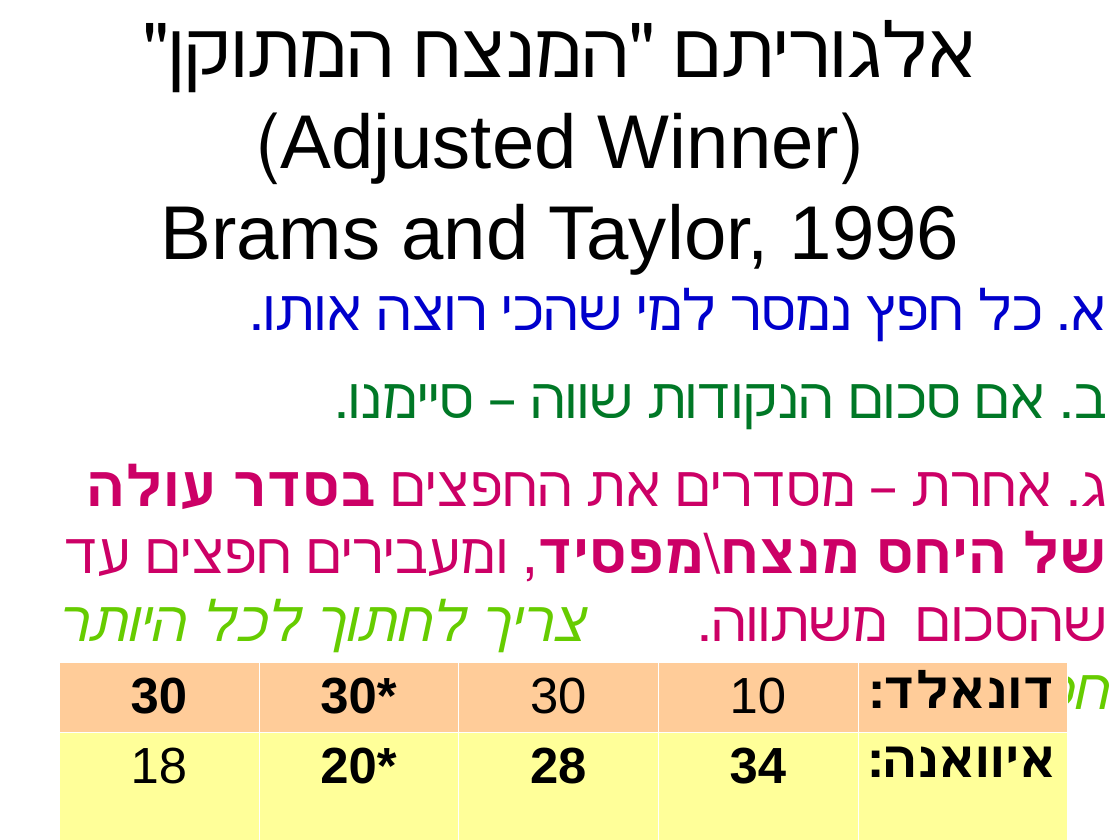
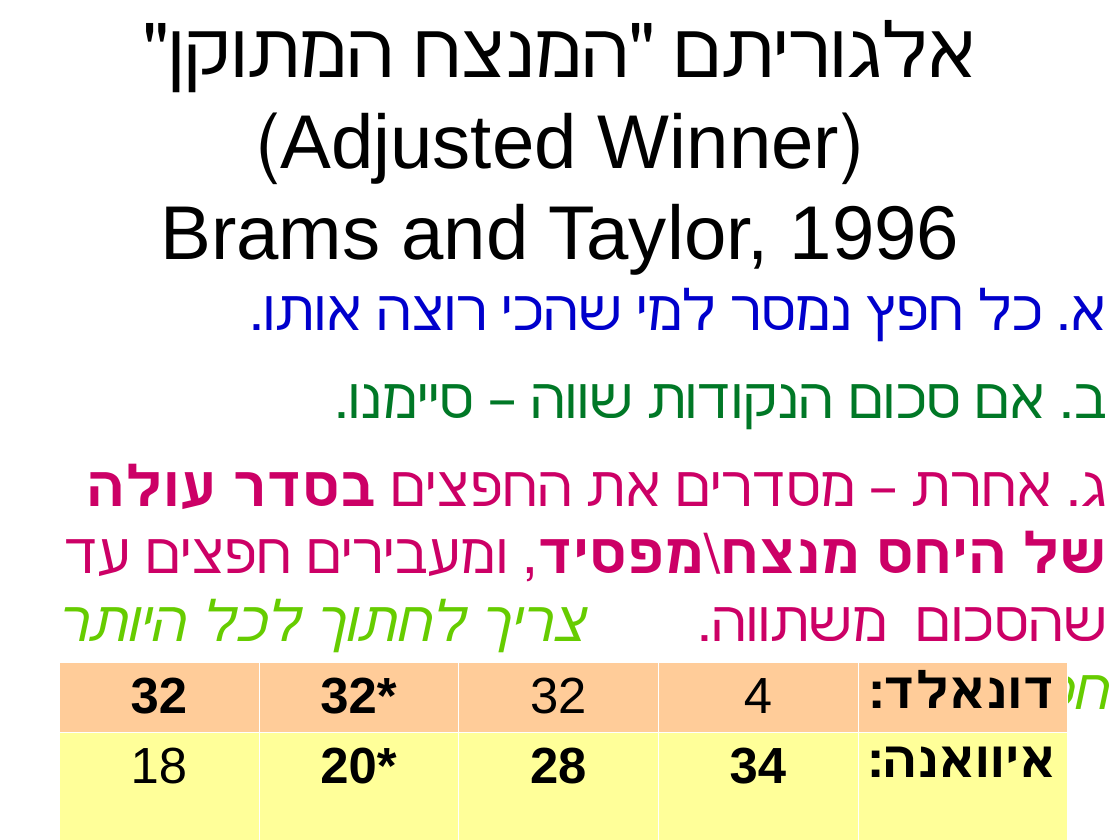
Before and after one commit to erelsgl-at-ariel/algorithms2m-5778, a slide deck: slide 6 of week09-item-assignment/slides-1-winner.odp. Drawn at 1120x840 pixels with LibreOffice and Linux fonts; fonts in the diff are those of the drawing. Boxes give left, top, right and bottom in pixels: in the first picture for what was removed or moved away, otherwise in the second. Text is boxed around its words. In the diff, an @@ line names an element or a change of style, - is before the commit and + after.

```diff
--- a/week09-item-assignment/slides-1-winner.odp
+++ b/week09-item-assignment/slides-1-winner.odp
@@ table at [59,663,1069,823] @@
-row 1: 30 | 30* | 30 | 10 | דונאלד:
+row 1: 32 | 32* | 32 | 4 | דונאלד:
```
Also in this commit, not shown: 1 other slide changed, 6 other files.
